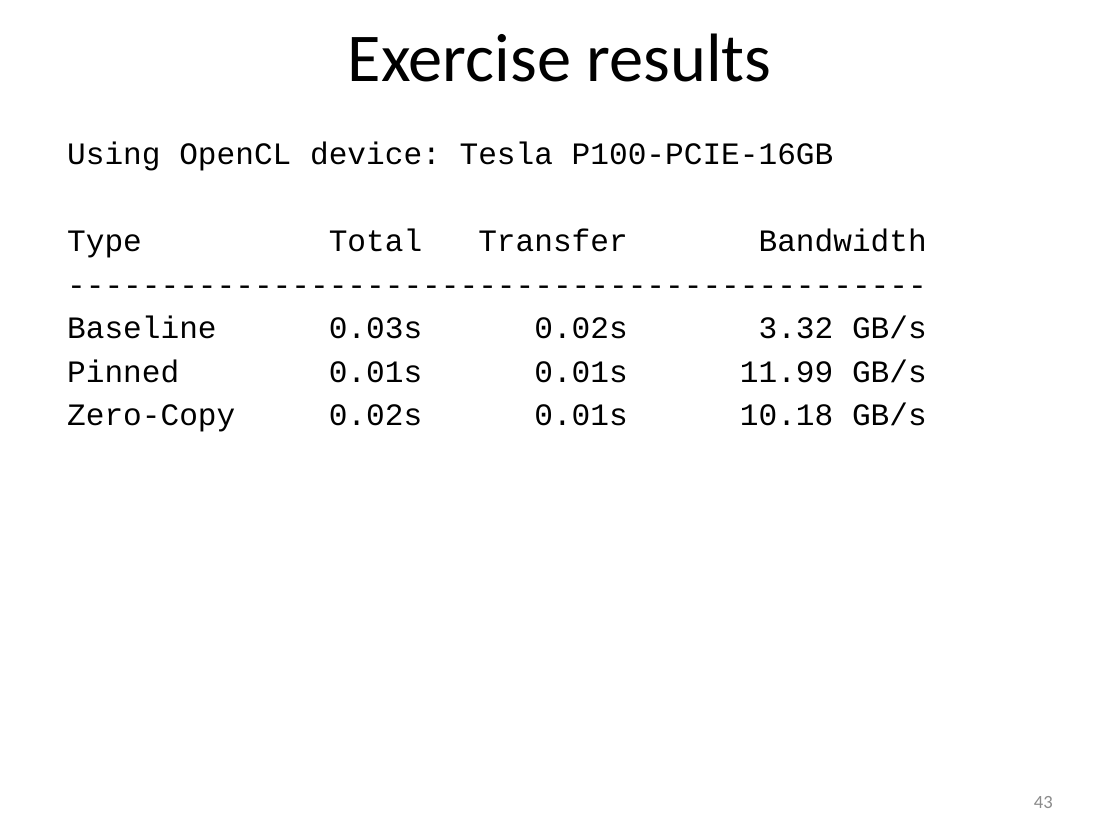
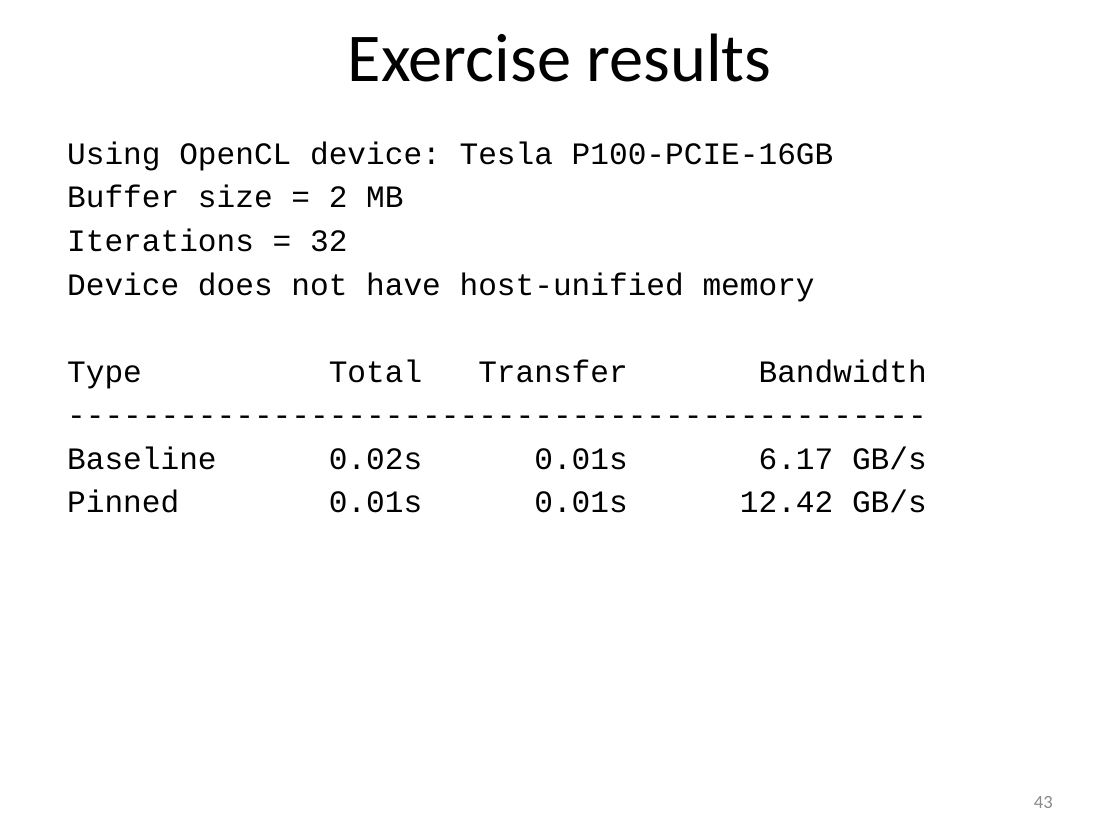
Before and after one commit to UoB-HPC/opencl-training-slides, a slide deck: slide 43 of advanced_part1.pptx. Drawn at 1120x840 pixels with LibreOffice and Linux fonts; fonts in the diff are those of the drawing. Boxes give left, top, right and bottom in pixels: in the first picture for what was removed or moved away, otherwise in the second. Text is boxed around its words. In the diff, an @@ line names an element or a change of style, - is before the commit and + after.

Commit message:
Updated Isambard results for HostDevTransfer
Faster than before, but now no zero copy.

```diff
--- a/advanced_part1.pptx
+++ b/advanced_part1.pptx
@@ text at bbox=[67, 185, 815, 302]: paragraphs added @@
+Buffer size = 2 MB
+Iterations = 32
+Device does not have host-unified memory
@@ text at bbox=[67, 446, 927, 513]: text changed @@
-Baseline 0.03s 0.02s 3.32 GB/s
-Pinned 0.01s 0.01s 11.99 GB/s
-Zero-Copy 0.02s 0.01s 10.18 GB/s
+Baseline 0.02s 0.01s 6.17 GB/s
+Pinned 0.01s 0.01s 12.42 GB/s
```
Also in this commit, not shown: 2 other slides changed.
